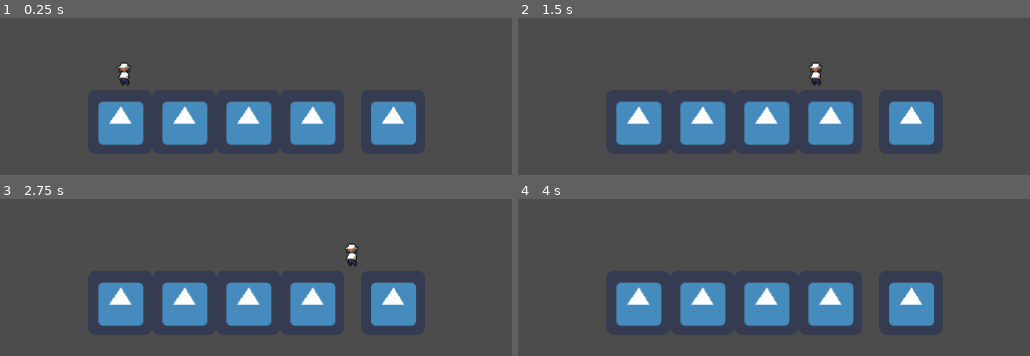
Above: before the commit, frames 1-4 (two rows, left to right).
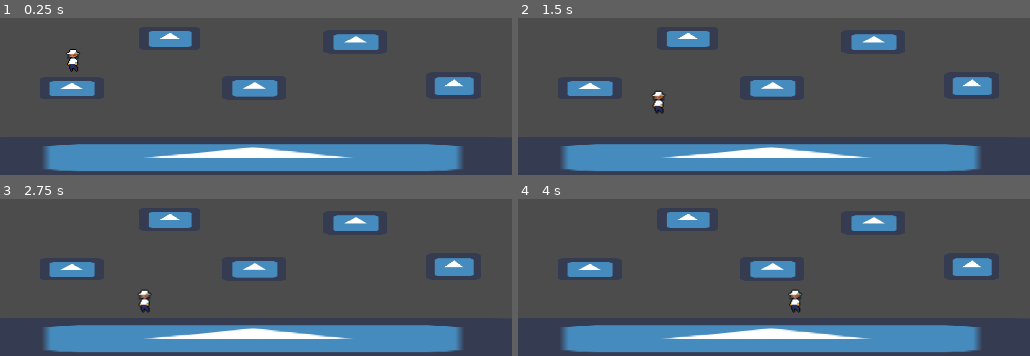
Above: after the commit, the same moments.

Repository: HollowTube/BeeGame
Game: Godot game, scene res://World.tscn
Same seed, same stepped clock (60 frames per second), same inputs: the game is played once before the commit and once after it. The engine's default icon, where the game draws it, is replaced by a stand-in: a white triangle on a blue panel in a dark square.
Inputs:
- Up to frame 1 (0.25 s): no input
- Up to frame 2 (1.5 s): tap Enter at 0.5 s; hold Right (ui_right) from 0.53 s (still down); tap Up (ui_up) at 0.77 s
- Up to frame 3 (2.75 s): tap Up (ui_up) at 1.52 s; release Right (ui_right) at 2.03 s; hold Left (ui_left) from 2.03 s (still down)
- Up to frame 4 (4 s): release Left (ui_left) at 2.78 s; hold Right (ui_right) from 2.78 s (still down); tap Up (ui_up) at 3.02, 3.77 s

The runs differ from the first frame. In frame 1, 31% of the frame differs, in the area x 8-93%, y 8-98%; in frame 2, 31%; in frame 3, 31%; in frame 4, 31%.

Commit message:
simple level

Diff:
--- a/World.tscn
+++ b/World.tscn
@@ -1,20 +1,23 @@
-[gd_scene load_steps=6 format=2]
+[gd_scene load_steps=7 format=2]
 
 [ext_resource path="res://Player.gd" type="Script" id=1]
 [ext_resource path="res://81765902_577491892889208_7263812041486368768_n.png" type="Texture" id=2]
 [ext_resource path="res://icon.png" type="Texture" id=3]
 
-[sub_resource type="RectangleShape2D" id=2]
+[sub_resource type="RectangleShape2D" id=1]
 extents = Vector2( 8, 16 )
 
-[sub_resource type="RectangleShape2D" id=1]
-extents = Vector2( 32, 32 )
+[sub_resource type="RectangleShape2D" id=2]
+extents = Vector2( 27.3974, 11.7917 )
+
+[sub_resource type="RectangleShape2D" id=3]
+extents = Vector2( 295.296, 18.672 )
 
 [node name="World" type="Node"]
 
 [node name="Player" type="KinematicBody2D" parent="."]
 editor/display_folded = true
-position = Vector2( 124.261, 186.53 )
+position = Vector2( 73.1777, 179.896 )
 script = ExtResource( 1 )
 __meta__ = {
 "_edit_group_": true
@@ -24,66 +27,73 @@
 texture = ExtResource( 2 )
 
 [node name="CollisionShape2D" type="CollisionShape2D" parent="Player"]
-shape = SubResource( 2 )
+shape = SubResource( 1 )
 
 [node name="Floor2" type="StaticBody2D" parent="."]
-editor/display_folded = true
-position = Vector2( 184.377, 246.692 )
-__meta__ = {
-"_edit_group_": true
-}
+position = Vector2( 71.5957, 212.858 )
 
 [node name="Sprite" type="Sprite" parent="Floor2"]
+position = Vector2( 0, 0.331709 )
+scale = Vector2( 1, 0.346946 )
 texture = ExtResource( 3 )
 
 [node name="CollisionShape2D" type="CollisionShape2D" parent="Floor2"]
-shape = SubResource( 1 )
+shape = SubResource( 2 )
 
 [node name="Floor3" type="StaticBody2D" parent="."]
-editor/display_folded = true
-position = Vector2( 248.377, 246.692 )
-__meta__ = {
-"_edit_group_": true
-}
+position = Vector2( 254.348, 213.521 )
 
 [node name="Sprite" type="Sprite" parent="Floor3"]
+position = Vector2( 0, -0.663414 )
+scale = Vector2( 1, 0.378044 )
 texture = ExtResource( 3 )
 
 [node name="CollisionShape2D" type="CollisionShape2D" parent="Floor3"]
-shape = SubResource( 1 )
+shape = SubResource( 2 )
 
 [node name="Floor4" type="StaticBody2D" parent="."]
-editor/display_folded = true
-position = Vector2( 312.377, 246.692 )
-__meta__ = {
-"_edit_group_": true
-}
+position = Vector2( 355.499, 164.428 )
 
 [node name="Sprite" type="Sprite" parent="Floor4"]
+position = Vector2( 0, 2.32194 )
+scale = Vector2( 1, 0.367678 )
 texture = ExtResource( 3 )
 
 [node name="CollisionShape2D" type="CollisionShape2D" parent="Floor4"]
-shape = SubResource( 1 )
+shape = SubResource( 2 )
 
 [node name="Floor5" type="StaticBody2D" parent="."]
-editor/display_folded = true
-position = Vector2( 393.079, 246.692 )
-__meta__ = {
-"_edit_group_": true
-}
+position = Vector2( 452.787, 212.194 )
 
 [node name="Sprite" type="Sprite" parent="Floor5"]
+position = Vector2( 0.995156, -1.65856 )
+scale = Vector2( 0.865243, 0.409142 )
 texture = ExtResource( 3 )
 
 [node name="CollisionShape2D" type="CollisionShape2D" parent="Floor5"]
-shape = SubResource( 1 )
+shape = SubResource( 2 )
 
-[node name="Floor" type="StaticBody2D" parent="."]
-editor/display_folded = true
-position = Vector2( 120.377, 246.692 )
+[node name="Floor1" type="StaticBody2D" parent="."]
+position = Vector2( 170.797, 161.357 )
 
-[node name="Sprite" type="Sprite" parent="Floor"]
+[node name="Sprite" type="Sprite" parent="Floor1"]
+position = Vector2( -1.03262, 2.07584 )
+scale = Vector2( 0.949341, 0.367678 )
 texture = ExtResource( 3 )
 
-[node name="CollisionShape2D" type="CollisionShape2D" parent="Floor"]
-shape = SubResource( 1 )
+[node name="CollisionShape2D" type="CollisionShape2D" parent="Floor1"]
+position = Vector2( -0.786484, 1.49806 )
+shape = SubResource( 2 )
+
+[node name="Floor6" type="StaticBody2D" parent="."]
+position = Vector2( 242.446, 240.304 )
+
+[node name="CollisionShape2D" type="CollisionShape2D" parent="Floor6"]
+position = Vector2( 3.31715, 39.1418 )
+scale = Vector2( 1, 1 )
+shape = SubResource( 3 )
+
+[node name="Sprite" type="Sprite" parent="Floor6"]
+position = Vector2( 5.93327, 41.5495 )
+scale = Vector2( 9.19026, 0.626827 )
+texture = ExtResource( 3 )
--- a/project.godot
+++ b/project.godot
@@ -23,6 +23,8 @@
 
 window/size/width=512
 window/size/height=300
+window/stretch/mode="viewport"
+window/stretch/aspect="keep"
 
 [rendering]
 
Not shown, added: assets/char1_jump.png.import
